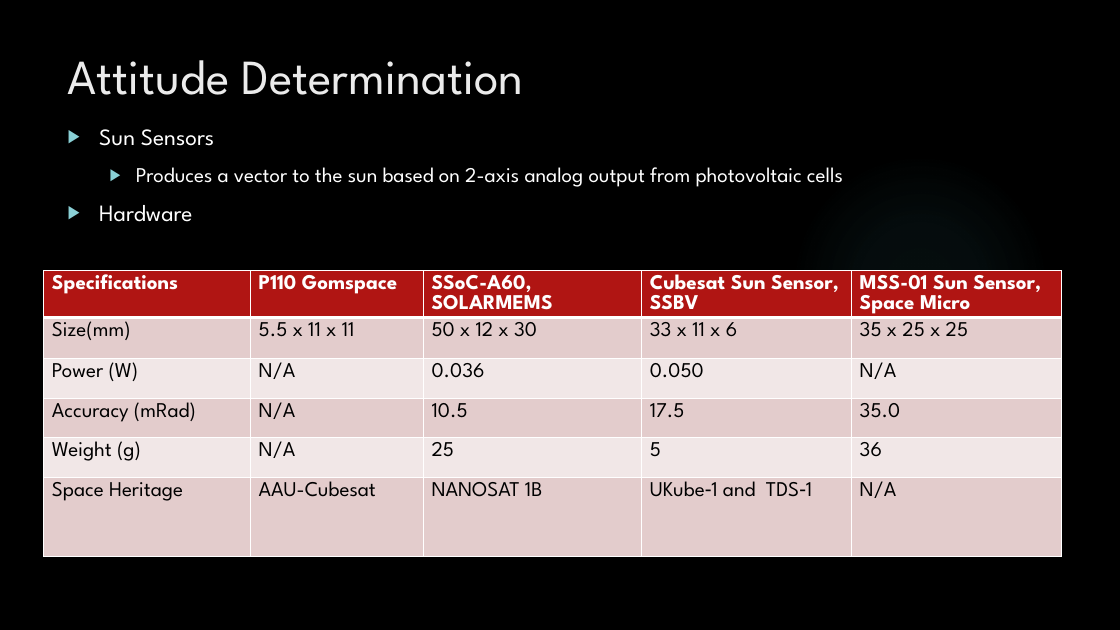
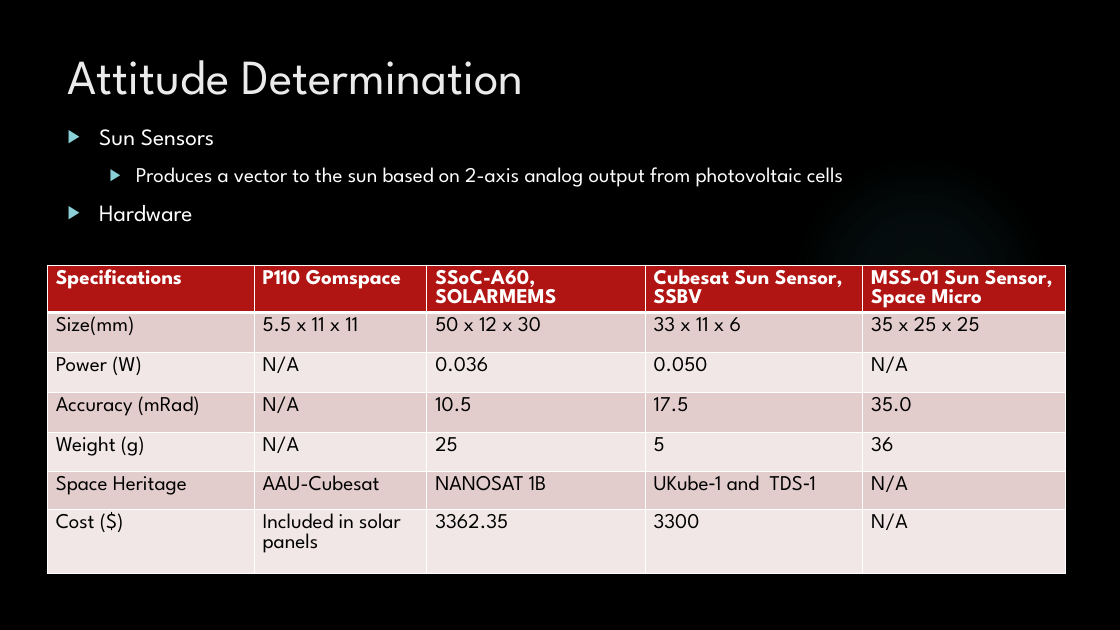
Before and after one commit to HASP-UMN/CubeSat, a slide deck: slide 15 of Presentations/PDR_Presentation.pptx. Drawn at 1120x630 pixels with LibreOffice and Linux fonts; fonts in the diff are those of the drawing; background and template pictures are left out. Boxes give left, top, right and bottom in pixels: in the first picture for what was removed or moved away, otherwise in the second. Text is boxed around its words. In the diff, an @@ line names an element or a change of style, - is before the commit and + after.

Commit message:
Added cost to PDR Sun Sensors

```diff
--- a/Presentations/PDR_Presentation.pptx
+++ b/Presentations/PDR_Presentation.pptx
@@ table at [47,266,1065,611] @@
+row 7: Cost ($) | Included in solar panels | 3362.35 | 3300 | N/A
@@ table: place and size @@
-table at [44,271,1062,569]
+table at [47,266,1065,611]
```
